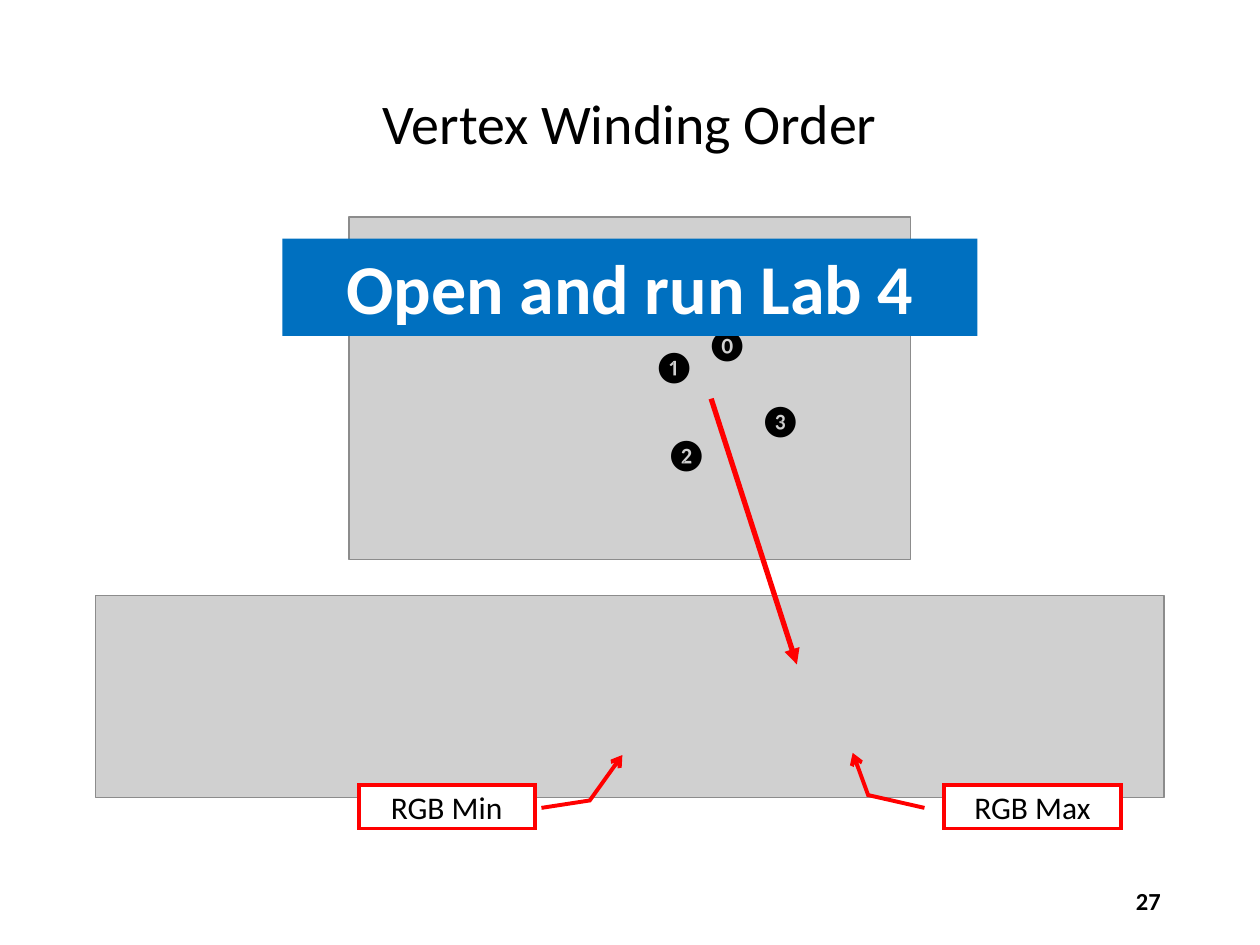
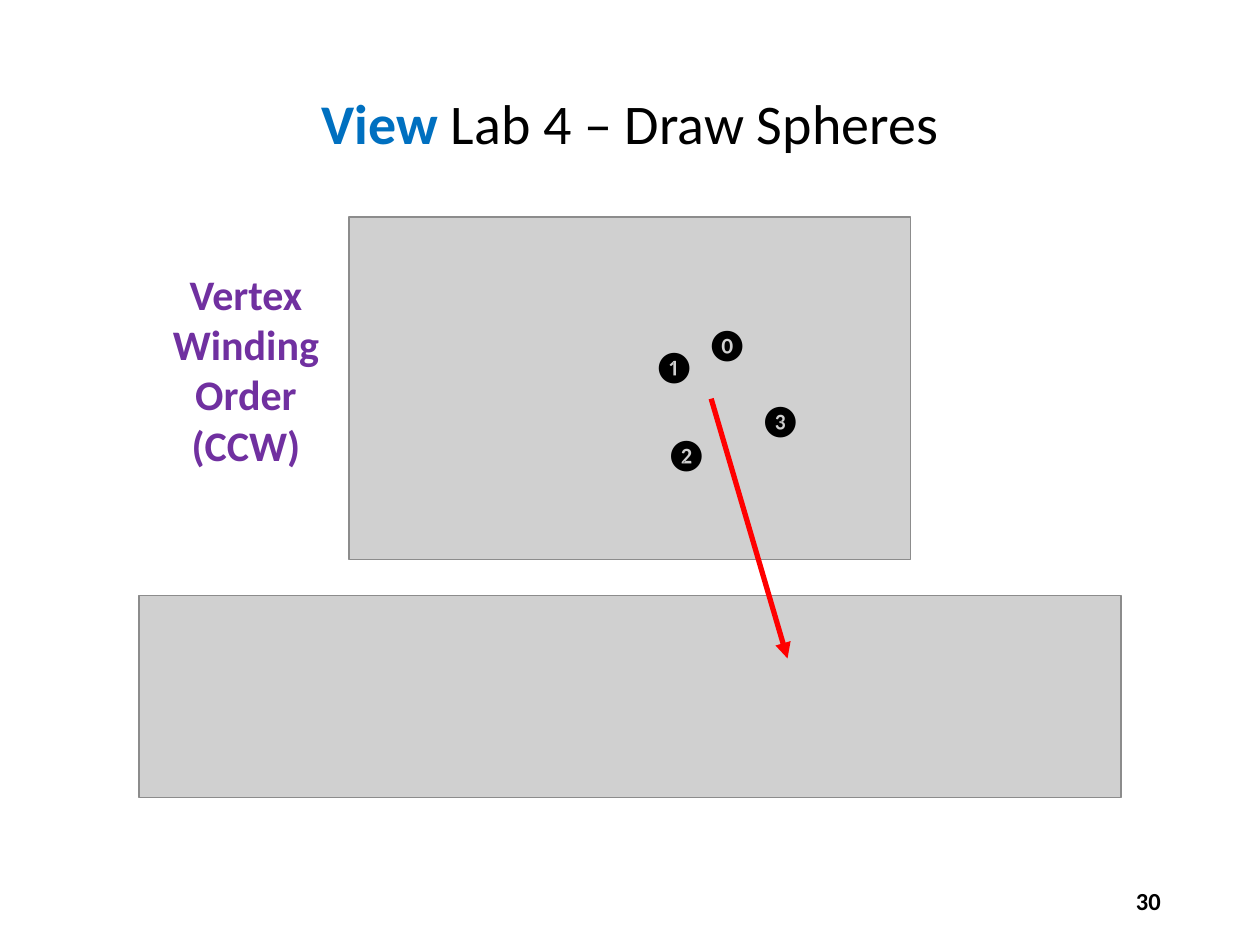
Before and after one commit to dbiersach/scicomp301-cpp-linux, a slide deck: slide 30 of session16/Session 16 - 3D Graphics, Vector Algebra.pptx (slide 27 before the commit). Drawn at 1260x945 pixels with LibreOffice and Linux fonts; fonts in the diff are those of the drawing; grey boxes stand for pictures. Boxes give left, top, right and bottom in pixels: in the first picture for what was removed or moved away, otherwise in the second. Text is boxed around its words. In the diff, an @@ line names an element or a change of style, - is before the commit and + after.

```diff
--- a/session16/Session 16 - 3D Graphics, Vector Algebra.pptx
+++ b/session16/Session 16 - 3D Graphics, Vector Algebra.pptx
@@ title at box(321, 104, 938, 153): text changed @@
-Vertex Winding Order
+View Lab 4 – Draw Spheres
@@ rectangle removed at box(282, 238, 978, 335) @@
-Open and run Lab 4
@@ text added at box(173, 282, 319, 467), 24 pt, text #7030A0, bold @@
+Vertex
+Winding Order
+(CCW)
@@ arrow moved from (711, 398) - (796, 664) to (711, 398) - (788, 659) @@
@@ picture: place and size @@
-picture at box(96, 596, 1164, 798)
+picture at box(139, 596, 1121, 798)
@@ border callout removed at box(359, 785, 536, 829) @@
-RGB Min
@@ border callout removed at box(945, 785, 1121, 829) @@
-RGB Max
@@ page number at box(1136, 894, 1161, 910): text changed @@
-27
+30
```
Also in this commit, not shown: 23 other slides changed, 11 slides added, 8 slides removed, 1 other file.
